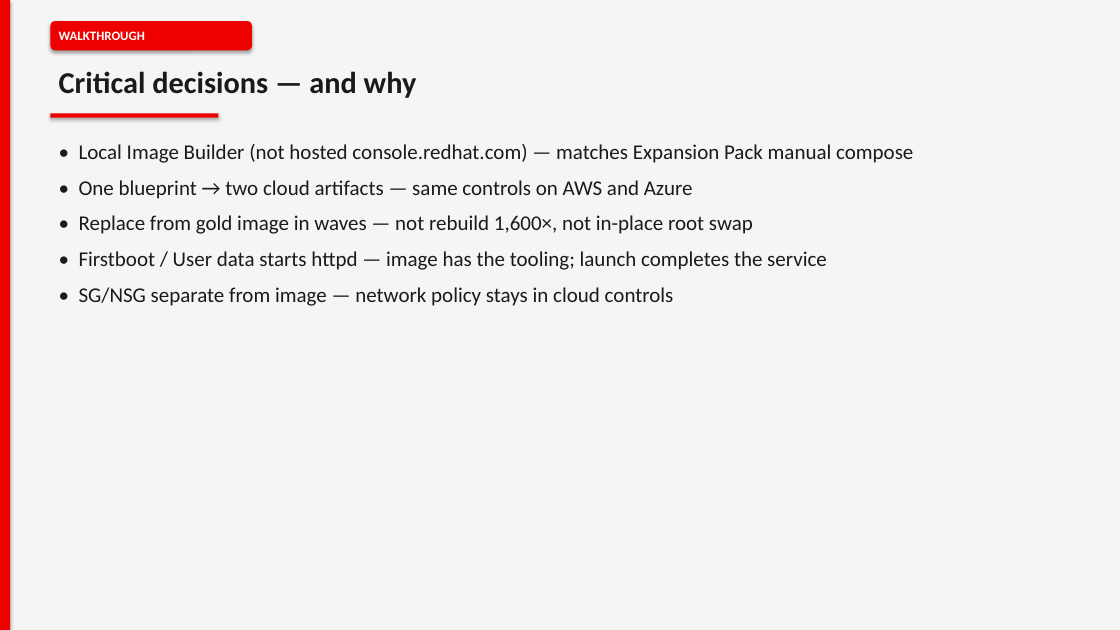
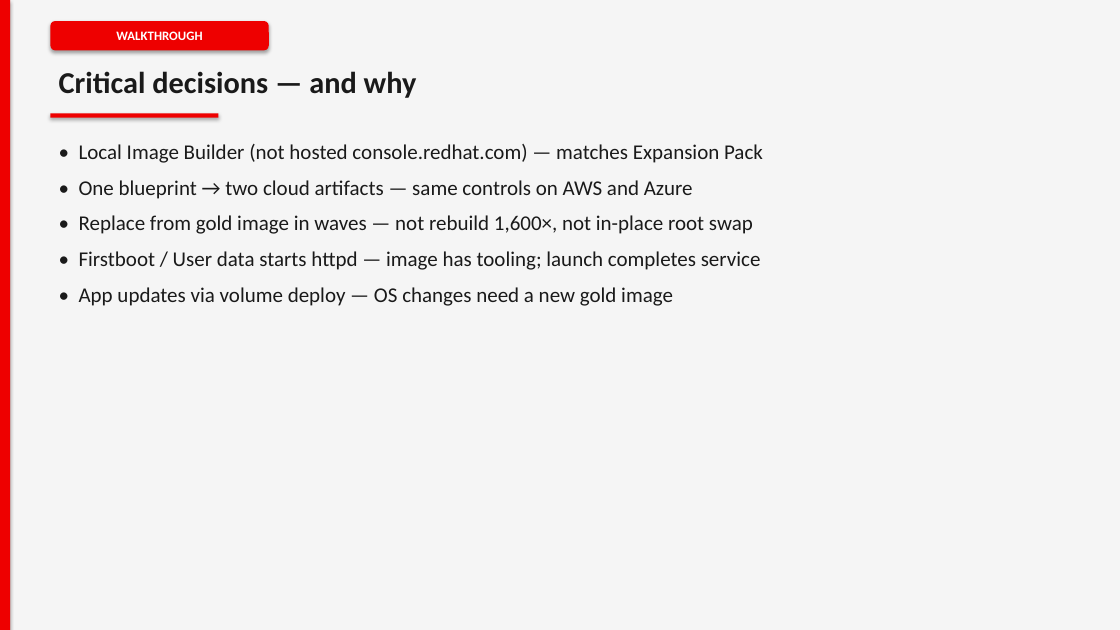
Before and after one commit to ydandge-oss/fedora-lane-core-pack-faster, a slide deck: slide 8 of docs/Fedora-Lane-Expansion-Pack-Technical-Solution.pptx (slide 6 before the commit). Drawn at 1120x630 pixels with LibreOffice and Linux fonts; fonts in the diff are those of the drawing. Boxes give left, top, right and bottom in pixels: in the first picture for what was removed or moved away, otherwise in the second. Text is boxed around its words. In the diff, an @@ line names an element or a change of style, - is before the commit and + after.

```diff
--- a/docs/Fedora-Lane-Expansion-Pack-Technical-Solution.pptx
+++ b/docs/Fedora-Lane-Expansion-Pack-Technical-Solution.pptx
@@ text "WALKTHROUGH" at (x1=116, y1=31, x2=202, y2=40): alignment left to centre @@
@@ rounded rectangle resized from (x1=50, y1=21, x2=252, y2=50) to (x1=50, y1=21, x2=269, y2=50) @@
@@ text at (x1=79, y1=144, x2=763, y2=163): text changed @@
-• Local Image Builder (not hosted console.redhat.com) — matches Expansion Pack manual compose
+• Local Image Builder (not hosted console.redhat.com) — matches Expansion Pack
@@ text at (x1=79, y1=251, x2=761, y2=306): text changed @@
-• Firstboot / User data starts httpd — image has the tooling; launch completes the service
-• SG/NSG separate from image — network policy stays in cloud controls
+• Firstboot / User data starts httpd — image has tooling; launch completes service
+• App updates via volume deploy — OS changes need a new gold image
```
Also in this commit, not shown: 10 other slides changed, 2 slides added, 1 slide removed, 2 other files.
